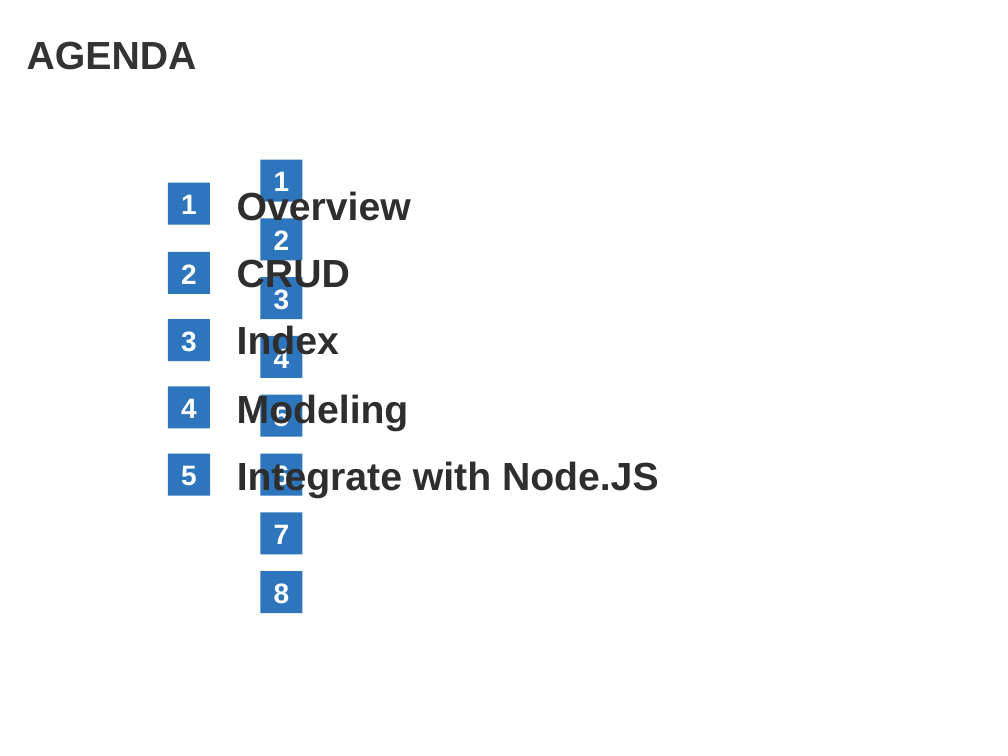
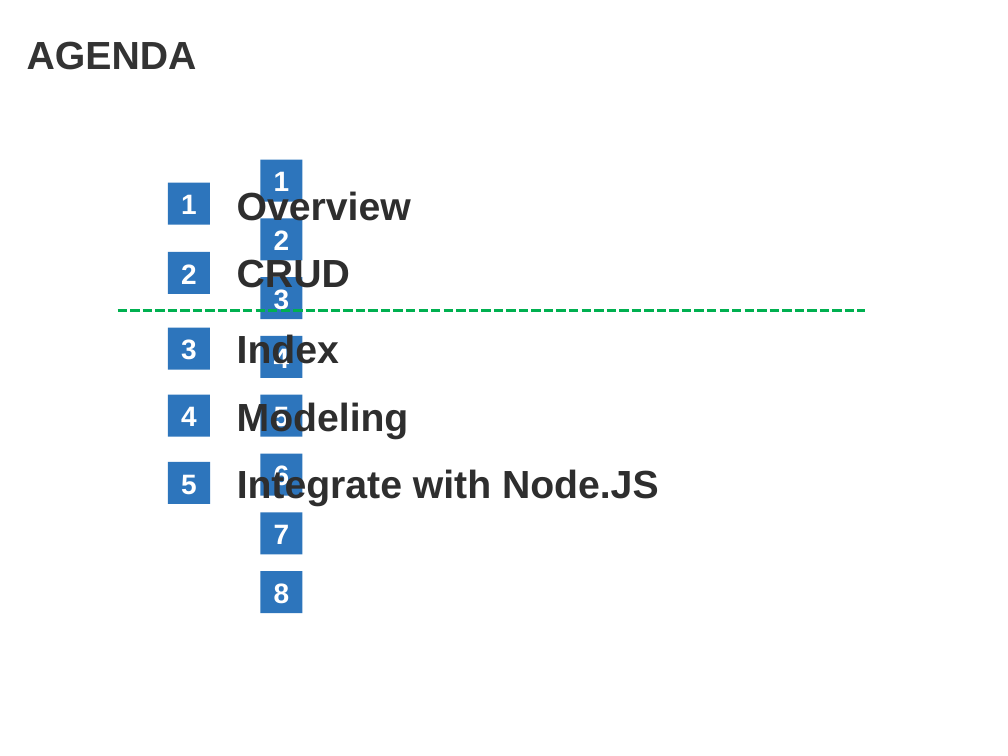
Before and after one commit to WenhaoXu/full-stack-web-course, a slide deck: slide 2 of db/mongodb/2017/materials/ppt/MongoDB_Agenda.pptx. Drawn at 1008x756 pixels with LibreOffice and Linux fonts; fonts in the diff are those of the drawing; background and template pictures are left out. Boxes give left, top, right and bottom in pixels: in the first picture for what was removed or moved away, otherwise in the second. Text is boxed around its words. In the diff, an @@ line names an element or a change of style, - is before the commit and + after.

Commit message:
[db] update ppt

```diff
--- a/db/mongodb/2017/materials/ppt/MongoDB_Agenda.pptx
+++ b/db/mongodb/2017/materials/ppt/MongoDB_Agenda.pptx
@@ line added from (118, 310) to (865, 310), #00B050 2.25 pt dashed @@
@@ 6 texts: place and size @@
-6 texts at (168,320,659,498)
+6 texts at (168,328,659,506)
```
